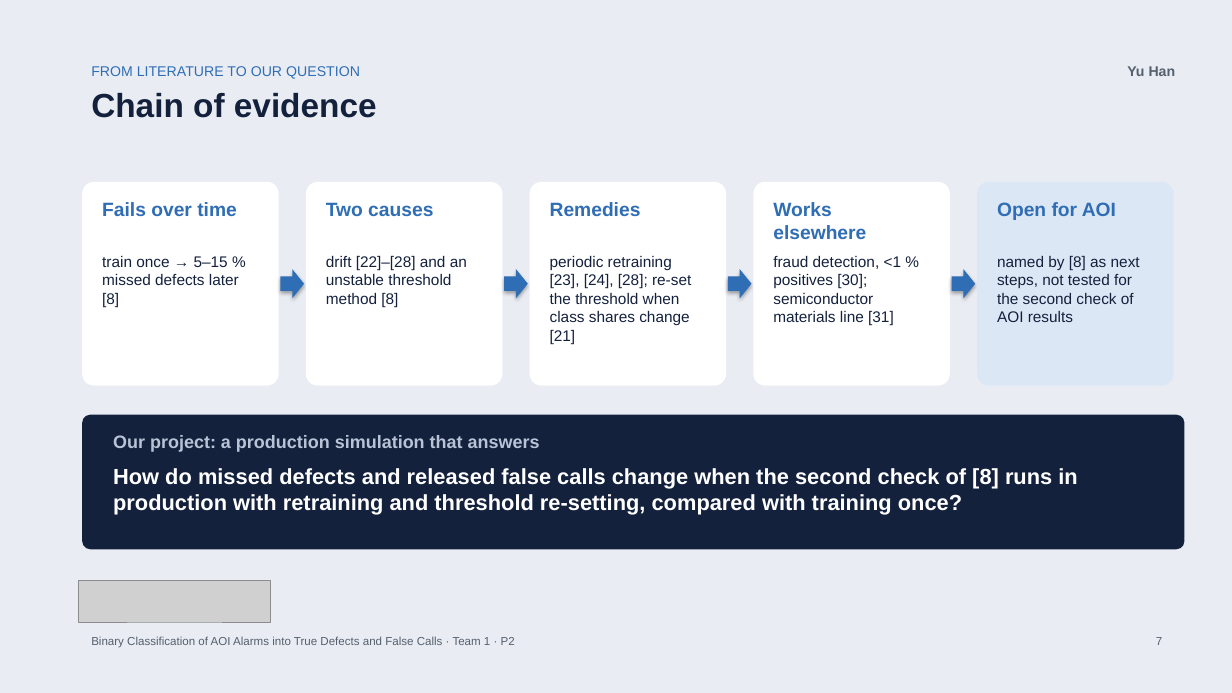
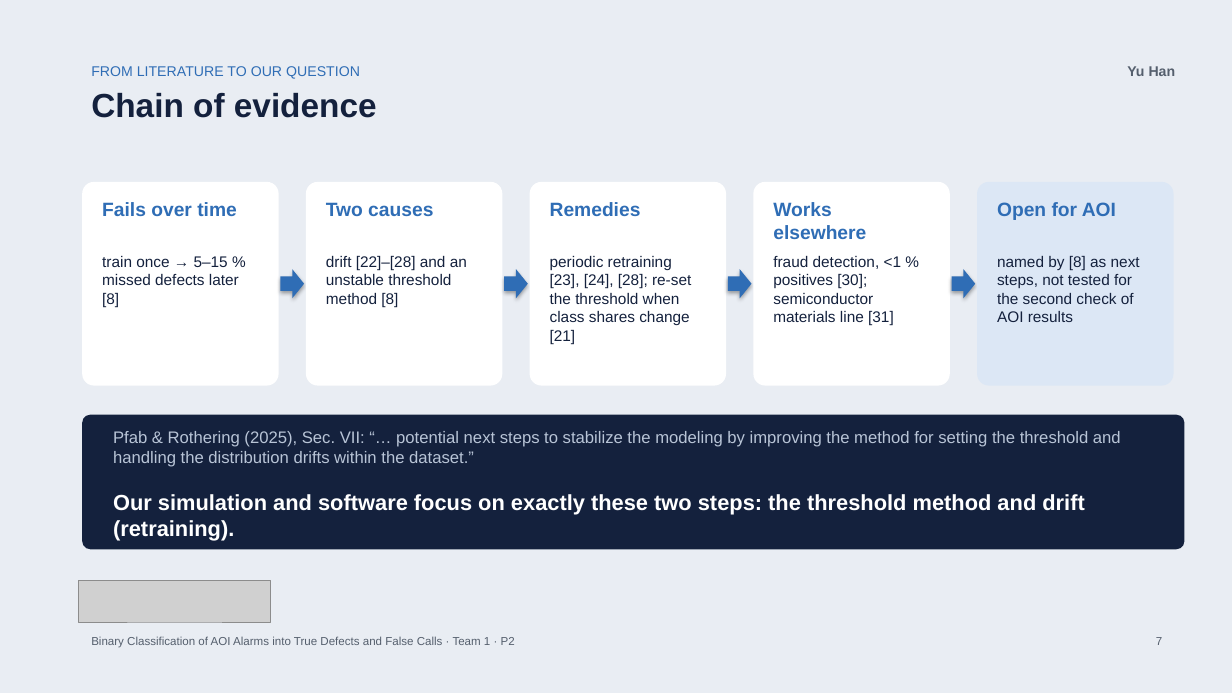
Before and after one commit to bodhi584/aoi-false-call-classification, a slide deck: slide 7 of docs/slides_p2.pptx. Drawn at 1232x693 pixels with LibreOffice and Linux fonts; fonts in the diff are those of the drawing; grey boxes stand for pictures. Boxes give left, top, right and bottom in pixels: in the first picture for what was removed or moved away, otherwise in the second. Text is boxed around its words. In the diff, an @@ line names an element or a change of style, - is before the commit and + after.

Commit message:
Quote the next steps named by Pfab & Rothering as the focus of the project (#32, #36)

```diff
--- a/docs/slides_p2.pptx
+++ b/docs/slides_p2.pptx
@@ text at (x1=113, y1=431, x2=1121, y2=467): text changed; size 14 to 13 pt; bold off @@
-Our project: a production simulation that answers
+Pfab & Rothering (2025), Sec. VII: “… potential next steps to stabilize the modeling by improving the method for setting the threshold and handling the distribution drifts within the dataset.”
@@ text at (x1=113, y1=494, x2=1084, y2=541): text changed @@
-How do missed defects and released false calls change when the second check of [8] runs in production with retraining and threshold re-setting, compared with training once?
+Our simulation and software focus on exactly these two steps: the threshold method and drift (retraining).
```
Also in this commit, not shown: 3 other files.
